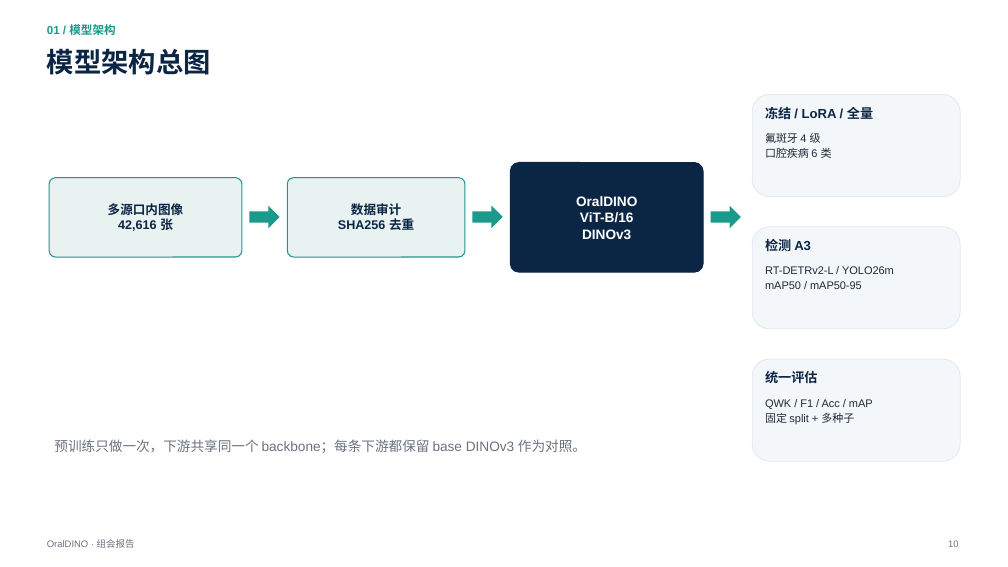
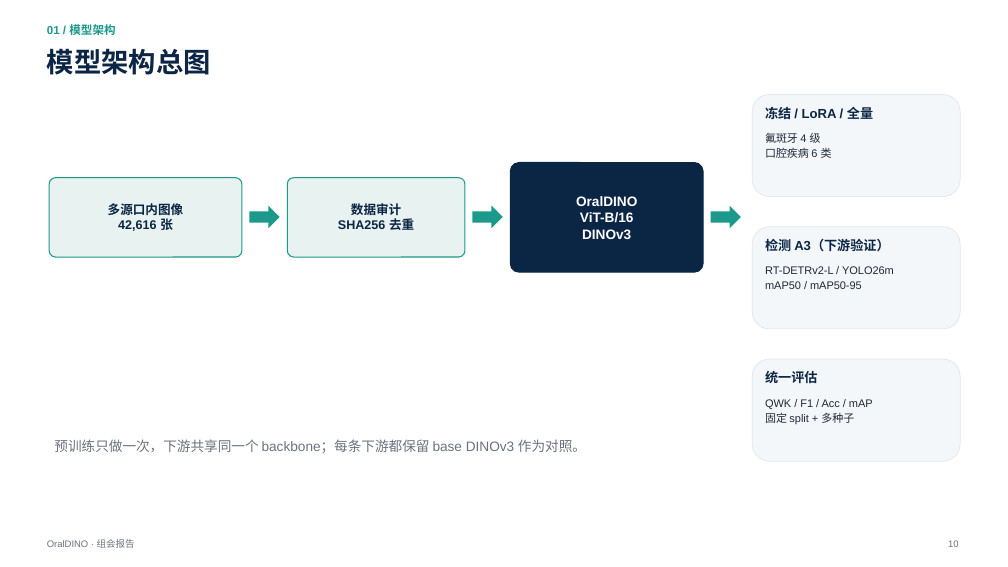
Before and after one commit to XiaoHG/MRG-05-Tooth-Seg, a slide deck: slide 10 of group-meeting/20261111/OralDINO_group_meeting_20261111.pptx. Drawn at 1008x567 pixels with LibreOffice and Linux fonts; fonts in the diff are those of the drawing. Boxes give left, top, right and bottom in pixels: in the first picture for what was removed or moved away, otherwise in the second. Text is boxed around its words. In the diff, an @@ line names an element or a change of style, - is before the commit and + after.

```diff
--- a/group-meeting/20261111/OralDINO_group_meeting_20261111.pptx
+++ b/group-meeting/20261111/OralDINO_group_meeting_20261111.pptx
@@ text at [765, 239, 889, 251]: text changed @@
-检测 A3
+检测 A3（下游验证）
```
Also in this commit, not shown: 2 other slides changed, 1 other file.
